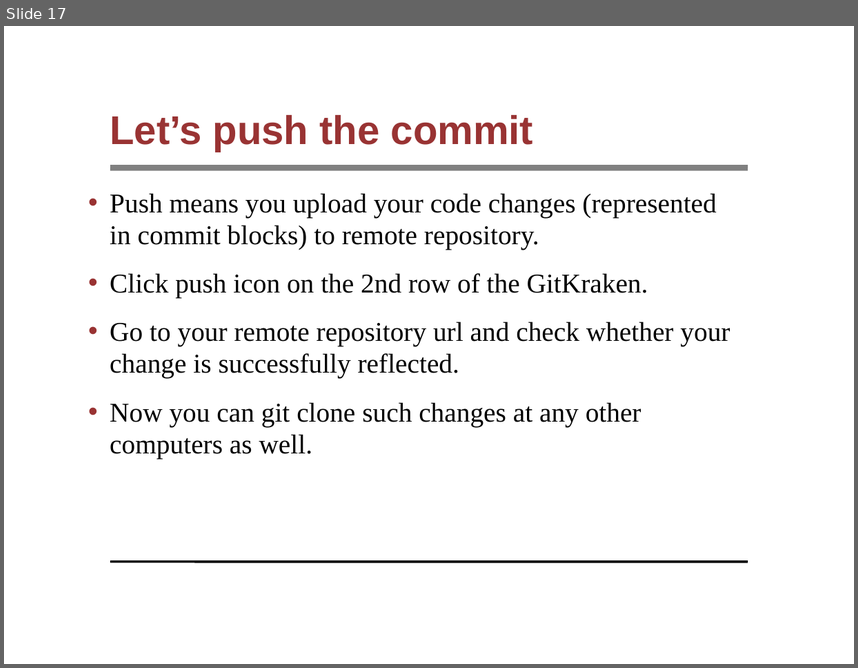
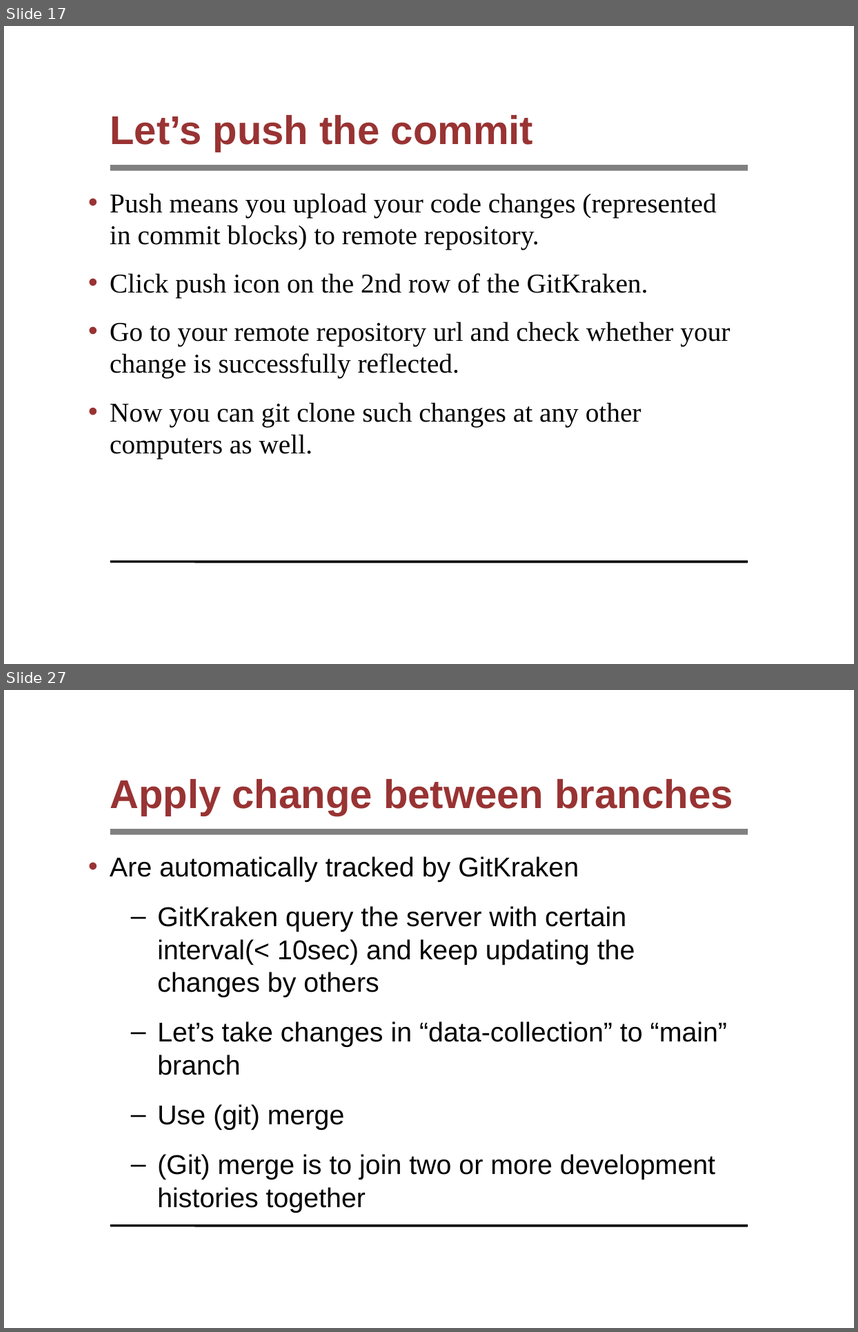
Before and after one commit to syyunn/pml-git, a slide deck: file-changes/main.ppt. Shown one above the other, each under a label of ours: slide 17 before the commit, slides 17 and 27 after it; the slides between them are not shown. The pictures are 858x668 and 858x1332 pixels, drawn with LibreOffice and Linux fonts; fonts in the diff are those of the drawing; background and template pictures are left out. Boxes give left, top, right and bottom in pixels: in the first picture for what was removed or moved away, otherwise in the second. Text is boxed around its words. In the diff, an @@ line names an element or a change of style, - is before the commit and + after.

```diff
--- a/file-changes/main.ppt
+++ b/file-changes/main.ppt
@@ slide 27 added at (4,690,854,1328), background #FFFFFF; not listed: 2 template elements that a slide beside it also shows @@
@@ title added at (110,779,733,816), 34 pt, text #993333, bold @@
+Apply change between branches
@@ text added at (110,856,727,1212), 23 pt, text #000000 @@
+• Are automatically tracked by GitKraken
+  – GitKraken query the server with certain interval(< 10sec) and keep updating the changes by others
+  – Let’s take changes in “data-collection” to “main” branch
+  – Use (git) merge
+  – (Git) merge is to join two or more development histories together
```
Also in this commit, not shown: 2 slides changed, 12 other slides added, 1 other file.
